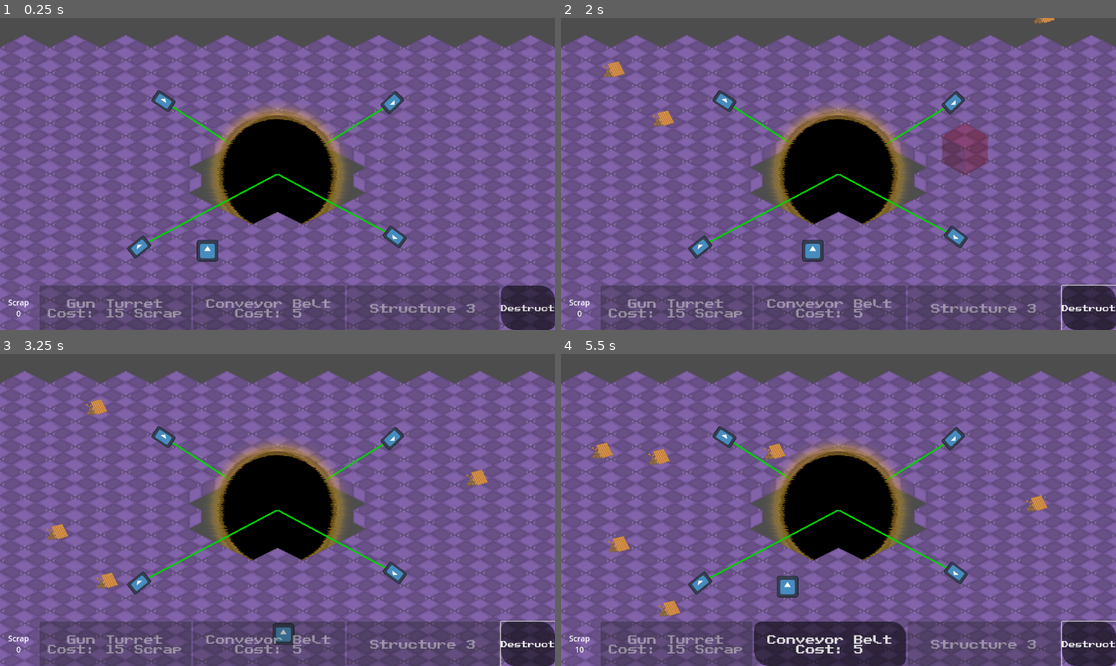
Above: before the commit, frames 1-4 (two rows, left to right).
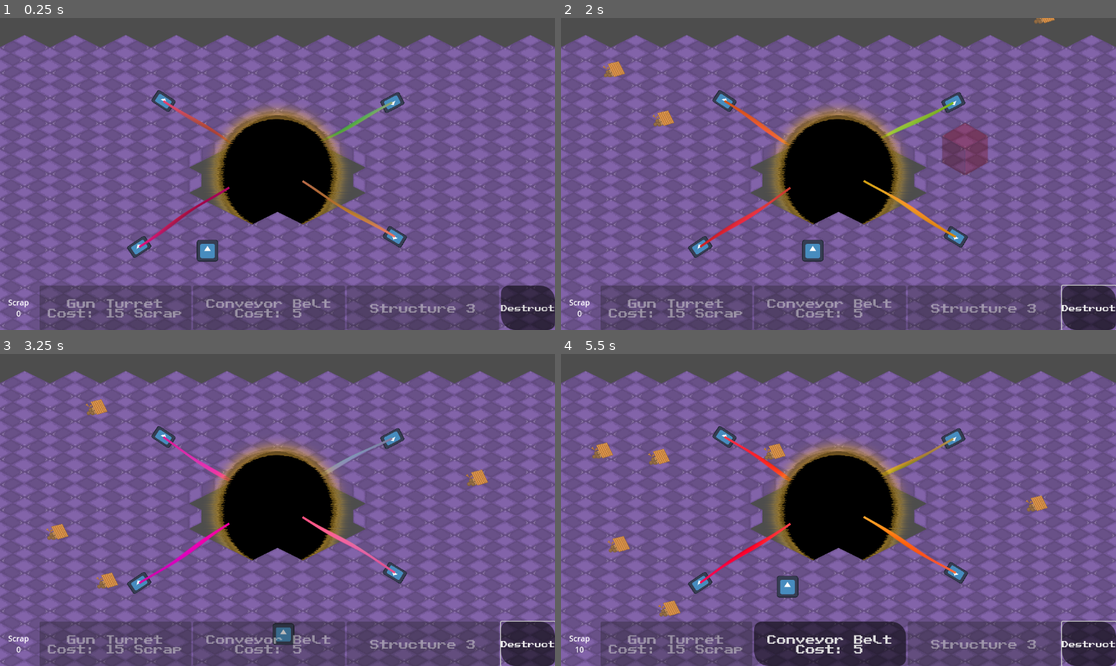
Above: after the commit, the same moments.

Repository: jkostello/Godot-Wild-Jam-69
Game: Godot game, scene res://level.tscn
The game is run twice, just before and just after one commit, with the same random seed, the same clock (stepped at 60 frames per second) and the same inputs. The engine's default icon, where the game draws it, is replaced by a stand-in: a white triangle on a blue panel in a dark square.
Inputs (mouse positions are in pixels of both pictures, inside the frame that each line leads up to):
- Up to frame 1 (0.25 s): no input
- Up to frame 2 (2 s): click "Destruct" at 0.5 s; tap Enter at 1.25 s; move the mouse to (960, 158) at 1.27 s; hold D (right) from 1.28 s (still down); hold Space (deselect) from 1.28 s (still down); click (960, 158) at 1.42 s
- Up to frame 3 (3.25 s): move the mouse to (166, 525) at 2.02 s; release D (right) at 2.03 s; release Space (deselect) at 2.03 s; hold S (down) 2.03-2.78 s; tap 1 (select_structure_1) at 2.1 s; move the mouse to (333, 441) at 2.77 s; hold D (right) from 2.78 s (still down); tap 2 (select_structure_2) at 2.85 s
- Up to frame 4 (5.5 s): move the mouse to (810, 572) at 3.52 s; release D (right) at 3.53 s; hold W (up) 3.53-4.28 s; tap 3 (select_structure_3) at 3.6 s; click (810, 572) at 3.67 s; move the mouse to (1005, 556) at 4.27 s; hold R 4.28-5.03 s; hold A (left) from 4.28 s (still down); move the mouse to (672, 463) at 5.02 s; tap 0 at 5.1 s

The runs differ from the first frame. In frame 1, 1.1% of the frame differs, in the area x 22-74%, y 23-78%; in frame 2, 1.3%; in frame 3, 1.3%; in frame 4, 1.3%.
Error after the commit: Invalid access to property or key 'points' on a base object of type 'null instance'. (res://laser.gd:12)

Commit message:
Add third color for tri-color gradient
Adds the ability to add a third color to the laser gradient that it will reach at the halfway point. Also re-orients lasers to fit into the Void better

Diff:
--- a/laser.gdshader
+++ b/laser.gdshader
@@ -4,15 +4,17 @@
 #define IS(x,y,z) (1.0 - smoothstep(x,y,z))
 
 uniform vec2 resolution = vec2(600.0, 400.0);
-uniform vec3 line_primary_color: source_color = vec3(0.58, 0.12, 0.78);
-uniform vec3 line_secondary_color: source_color = vec3(0.78,0.12,0.35);
-uniform float distance_from_secondary_color: hint_range(0.0, 1.0, 0.01) = 0.5;
+uniform vec3 line_primary_color: source_color = vec3(0.08, 0.85, 0.4);
+uniform vec3 line_secondary_color: source_color = vec3(0.85,0.5,0.25);
+uniform vec3 line_tertiary_color: source_color = vec3(0.8,0.1,0.35);
+uniform float color_gradient_pos: hint_range(0.0, 1.0, 0.01) = 0.5;
 uniform float line_thickness: hint_range(0.01, 1.0, 0.01) = 0.14;
 uniform float color_change_speed: hint_range(0.1, 2.5, 0.1) = 0.5;
 uniform float color_change_amplitude: hint_range(0.1, 3.0, 0.01) = 0.5;
-uniform float speed: hint_range(1.0, 3.0, 0.1) = 1.5;
+uniform float wave_speed: hint_range(1.0, 3.0, 0.1) = 1.5;
 uniform float wave_amplitude: hint_range(0.01, 0.3, 0.01) = 0.2;
 uniform float wave_frequency: hint_range(0.1, 10.0, 0.1) = 1.0;
+uniform float wave_offset: hint_range(0.1, 5.0, 0.1) = 1.0;
 uniform int iterations: hint_range(1, 20, 1) = 5;
 
 vec2 random2(vec2 st){
@@ -34,7 +36,7 @@
 }
 
 float visibility_of_point(vec2 uv, float frequency, float shift, float amplification) {
-	uv.y += IS(0.0, 1.0, abs(uv.x)) * sin(uv.x * frequency + shift + (TIME*speed)) * amplification;
+	uv.y += IS(0.0, 0.6, abs(uv.x)) * sin(uv.x * frequency + shift + (TIME * wave_speed)) * amplification;
 	return IS(0.0, line_thickness, abs(uv.y));
 }
 
@@ -42,17 +44,27 @@
 	// Called for every pixel the material is visible on.
 	vec2 uv = UV - 0.5;
 	float color_warp_offset = mod(TIME*color_change_speed, 100.);
-	vec3 color_difference = line_secondary_color - line_primary_color;
+	float doubled_color_distance = color_gradient_pos * 2.;
+	vec3 color_difference_1 = line_secondary_color - line_primary_color;
+	vec3 color_difference_2 = line_tertiary_color - line_secondary_color;
 
 	vec3 color_warp = vec3(	noise(uv+color_warp_offset),
 							noise(uv+color_warp_offset+1.),
 							noise(uv+color_warp_offset+2.)) * color_change_amplitude;
 
-	vec3 color = line_primary_color + (color_difference * distance_from_secondary_color) + color_warp;
+	vec3 color;
+
+	if (doubled_color_distance <= 1.0) {
+		color = line_primary_color + (doubled_color_distance * color_difference_1);
+	} else {
+		color = line_secondary_color + ((doubled_color_distance-1.0) * color_difference_2);
+	}
+
+	color = color + color_warp;
 
 	float visibility = 0.0;
 	for (int i = 0; i < iterations; i += 1) {
-		visibility += visibility_of_point(uv, wave_frequency, float(i) * 3.0 / float(iterations), wave_amplitude);
+		visibility += visibility_of_point(uv, wave_frequency, float(i) * wave_offset / float(iterations), wave_amplitude);
 	}
 	COLOR = vec4(color, visibility);
 }
--- a/laser.tscn
+++ b/laser.tscn
@@ -1,17 +1,31 @@
-[gd_scene load_steps=4 format=3 uid="uid://bgj4vp25lv1gd"]
+[gd_scene load_steps=6 format=3 uid="uid://bgj4vp25lv1gd"]
 
 [ext_resource type="Script" path="res://laser.gd" id="1_gukvq"]
 [ext_resource type="Texture2D" uid="uid://bx5dvtc0m5646" path="res://icon.svg" id="2_1qkrw"]
+[ext_resource type="Shader" path="res://laser.gdshader" id="2_4okvl"]
 
 [sub_resource type="RectangleShape2D" id="RectangleShape2D_sbyg6"]
 size = Vector2(128, 82)
 
+[sub_resource type="ShaderMaterial" id="ShaderMaterial_v0e74"]
+resource_local_to_scene = true
+shader = ExtResource("2_4okvl")
+shader_parameter/resolution = Vector2(600, 400)
+shader_parameter/line_primary_color = Color(0.08, 0.85, 0.4, 1)
+shader_parameter/line_secondary_color = Color(0.85, 0.5, 0.25, 1)
+shader_parameter/line_tertiary_color = Color(0.8, 0.1, 0.35, 1)
+shader_parameter/color_gradient_pos = 0.5
+shader_parameter/line_thickness = 0.1
+shader_parameter/color_change_speed = 0.8
+shader_parameter/color_change_amplitude = 0.69
+shader_parameter/wave_speed = 1.5
+shader_parameter/wave_amplitude = 0.2
+shader_parameter/wave_frequency = 3.0
+shader_parameter/wave_offset = 1.8
+shader_parameter/iterations = 4
+
 [node name="Laser" type="Node2D" groups=["Laser"]]
 script = ExtResource("1_gukvq")
-
-[node name="Line2D" type="Line2D" parent="."]
-points = PackedVector2Array(0, 0, 0, 0)
-default_color = Color(0, 0.815686, 0, 1)
 
 [node name="Sprite2D" type="Sprite2D" parent="."]
 position = Vector2(0, 9.53674e-07)
@@ -25,5 +39,11 @@
 [node name="CollisionShape2D" type="CollisionShape2D" parent="Area2D"]
 shape = SubResource("RectangleShape2D_sbyg6")
 
+[node name="ColorRect" type="ColorRect" parent="."]
+material = SubResource("ShaderMaterial_v0e74")
+offset_top = -40.0
+offset_right = 640.0
+offset_bottom = 40.0
+
 [connection signal="body_entered" from="Area2D" to="." method="_on_area_2d_body_entered"]
 [connection signal="body_exited" from="Area2D" to="." method="_on_area_2d_body_exited"]
--- a/level.gd
+++ b/level.gd
@@ -1,4 +1,10 @@
 extends Node2D
+
+func _ready():
+	$Laser/ColorRect.material.set_shader_parameter("color_gradient_pos", 1.0);
+	$Laser2/ColorRect.material.set_shader_parameter("color_gradient_pos", 0.75);
+	$Laser3/ColorRect.material.set_shader_parameter("color_gradient_pos", 0.5);
+	$Laser4/ColorRect.material.set_shader_parameter("color_gradient_pos", 0.25);
 
 # End game if all lasers die
 func _physics_process(delta):
--- a/level.tscn
+++ b/level.tscn
@@ -51,19 +51,19 @@
 
 [node name="Laser" parent="." instance=ExtResource("4_t28y2")]
 position = Vector2(-820, 433)
-rotation = -0.675106
+rotation = -0.58294
 
 [node name="Laser2" parent="." instance=ExtResource("4_t28y2")]
 position = Vector2(-676, -433)
-rotation = 0.580251
+rotation = 0.579449
 
 [node name="Laser3" parent="." instance=ExtResource("4_t28y2")]
 position = Vector2(696, 373)
-rotation = -2.50431
+rotation = -2.59705
 
 [node name="Laser4" parent="." instance=ExtResource("4_t28y2")]
 position = Vector2(681, -424)
-rotation = 2.38678
+rotation = 2.66337
 
 [node name="Camera2D" type="Camera2D" parent="."]
 zoom = Vector2(0.35, 0.35)
--- a/test_2n.tscn
+++ b/test_2n.tscn
@@ -12,15 +12,17 @@
 [sub_resource type="ShaderMaterial" id="ShaderMaterial_pcs32"]
 shader = ExtResource("3_i0eca")
 shader_parameter/resolution = Vector2(600, 400)
-shader_parameter/line_primary_color = Color(0.58, 0.12, 0.78, 1)
-shader_parameter/line_secondary_color = Color(0.78, 0.12, 0.35, 1)
-shader_parameter/distance_from_secondary_color = 0.5
+shader_parameter/line_primary_color = Color(0.08, 0.85, 0.4, 1)
+shader_parameter/line_secondary_color = Color(0.85, 0.5, 0.25, 1)
+shader_parameter/line_tertiary_color = Color(0.8, 0.1, 0.35, 1)
+shader_parameter/color_gradient_pos = 0.5
 shader_parameter/line_thickness = 0.14
 shader_parameter/color_change_speed = 0.5
 shader_parameter/color_change_amplitude = 0.5
-shader_parameter/speed = 1.5
+shader_parameter/wave_speed = 1.5
 shader_parameter/wave_amplitude = 0.2
 shader_parameter/wave_frequency = 1.0
+shader_parameter/wave_offset = 1.0
 shader_parameter/iterations = 5
 
 [node name="Test2N" type="Node2D"]
@@ -47,5 +49,3 @@
 offset_top = -486.0
 offset_right = 792.0
 offset_bottom = -293.0
-
-[node name="Line2D" type="Line2D" parent="."]
